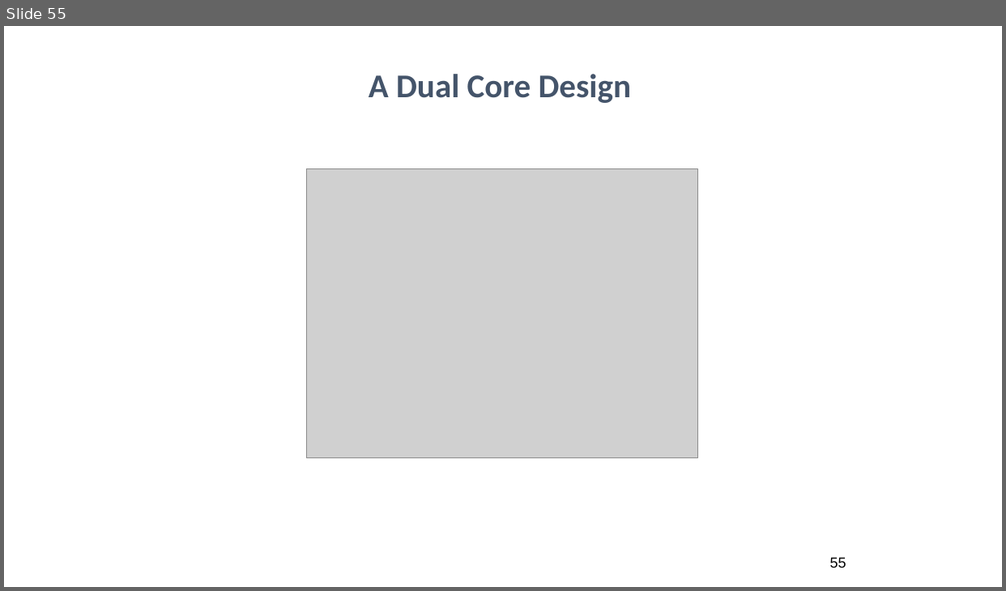
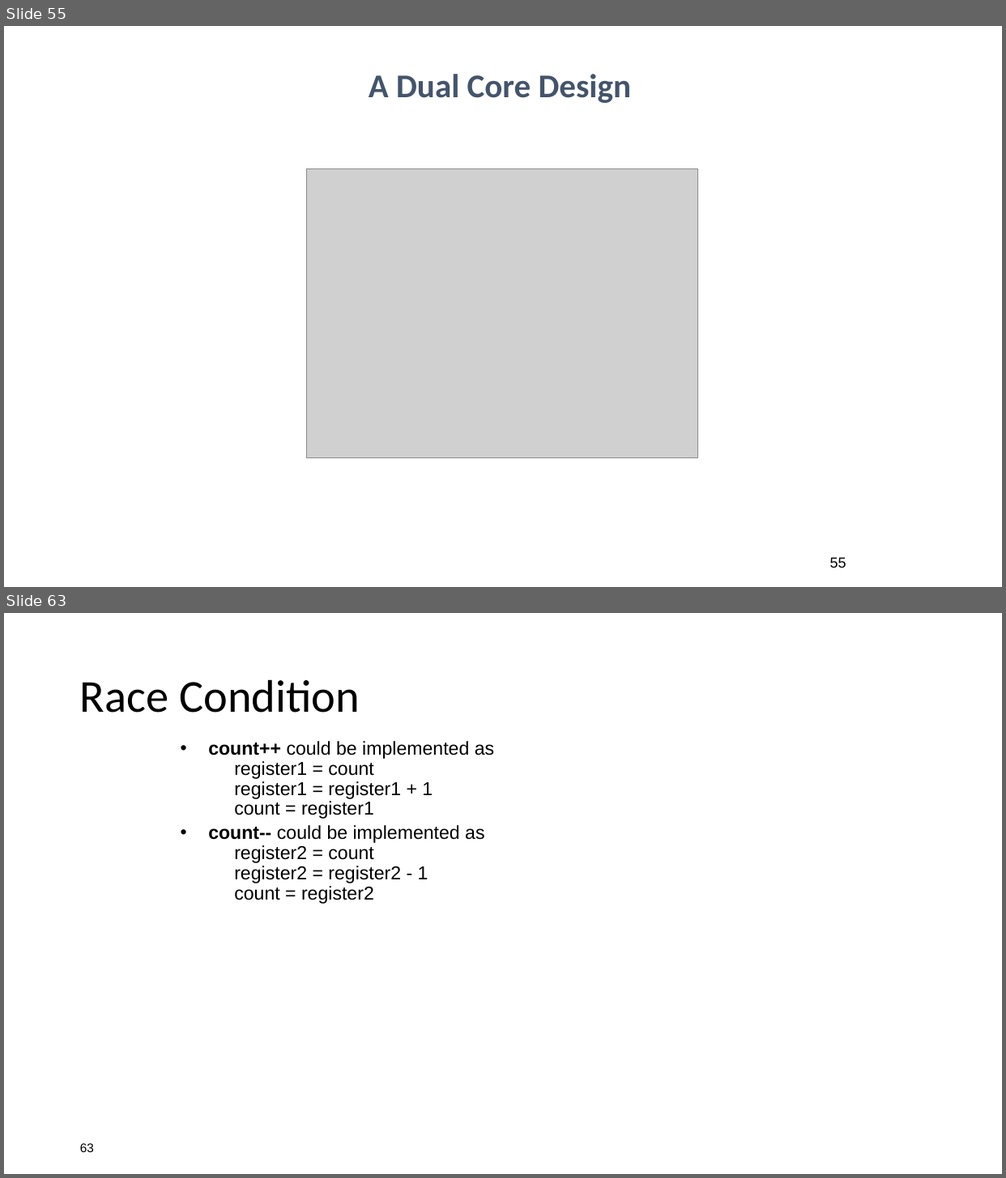
Before and after one commit to ahadsuleymanli/BHOS_IT_19_1, a slide deck: WEEK13/Week 13.pptx. Shown one above the other, each under a label of ours: slide 55 before the commit, slides 55 and 63 after it; the slides between them are not shown. The pictures are 1006x591 and 1006x1178 pixels, drawn with LibreOffice and Linux fonts; fonts in the diff are those of the drawing; grey boxes stand for pictures. Boxes give left, top, right and bottom in pixels: in the first picture for what was removed or moved away, otherwise in the second. Text is boxed around its words. In the diff, an @@ line names an element or a change of style, - is before the commit and + after.

```diff
--- a/WEEK13/Week 13.pptx
+++ b/WEEK13/Week 13.pptx
@@ slide 63 added at (4,613,1002,1174), background #FFFFFF @@
@@ title added at (80,679,360,713), 44 pt, text #000000 @@
+Race Condition
@@ text added at (208,741,494,904), 18 pt, text #000000 @@
+• count++ could be implemented as
+  register1 = count
+  register1 = register1 + 1
+  count = register1
+• count-- could be implemented as
+  register2 = count
+  register2 = register2 - 1
+  count = register2
@@ page number added at (80,1144,94,1152), 12 pt, text #000000 @@
+63
```
Also in this commit, not shown: 82 other slides added.
